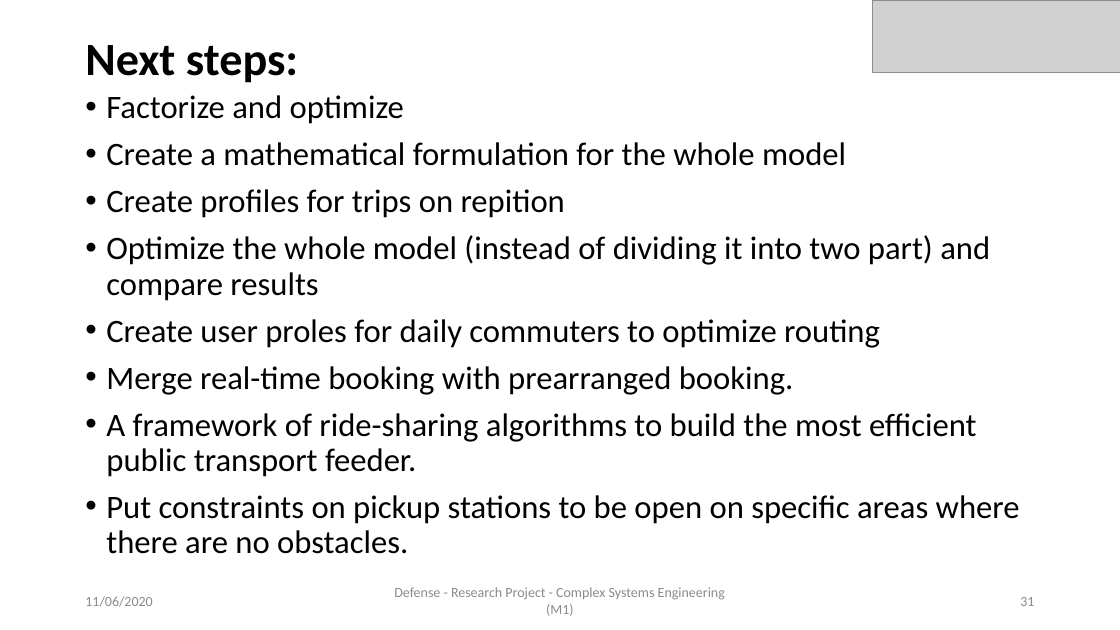
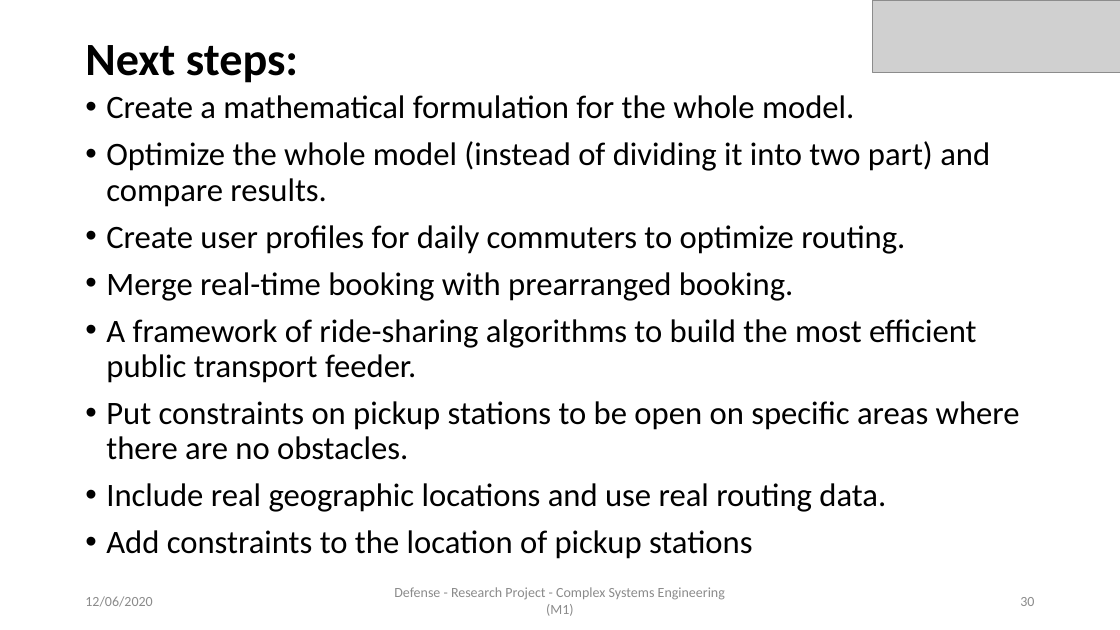
Before and after one commit to AymanABDELHAMID/OD_MTO_DARP, a slide deck: slide 30 of Presentation/presentation_AymanMahmoud.pptx (slide 31 before the commit). Drawn at 1120x630 pixels with LibreOffice and Linux fonts; fonts in the diff are those of the drawing; grey boxes stand for pictures. Boxes give left, top, right and bottom in pixels: in the first picture for what was removed or moved away, otherwise in the second. Text is boxed around its words. In the diff, an @@ line names an element or a change of style, - is before the commit and + after.

```diff
--- a/Presentation/presentation_AymanMahmoud.pptx
+++ b/Presentation/presentation_AymanMahmoud.pptx
@@ text at bbox=[106, 95, 990, 254]: text changed @@
-• Factorize and optimize
-• Create a mathematical formulation for the whole model
-• Create profiles for trips on repition
-• Optimize the whole model (instead of dividing it into two part) and compare results
-• Create user proles for daily commuters to optimize routing
+• Create a mathematical formulation for the whole model.
+• Optimize the whole model (instead of dividing it into two part) and compare results.
+• Create user profiles for daily commuters to optimize routing.
@@ text at bbox=[106, 483, 886, 559]: paragraphs added @@
+• Include real geographic locations and use real routing data.
+• Add constraints to the location of pickup stations
@@ text at bbox=[85, 596, 152, 607]: text changed @@
-11/06/2020
+12/06/2020
@@ page number at bbox=[1020, 597, 1034, 606]: text changed @@
-31
+30
```
Also in this commit, not shown: 29 other slides changed, 1 slide removed, 1 other file.
